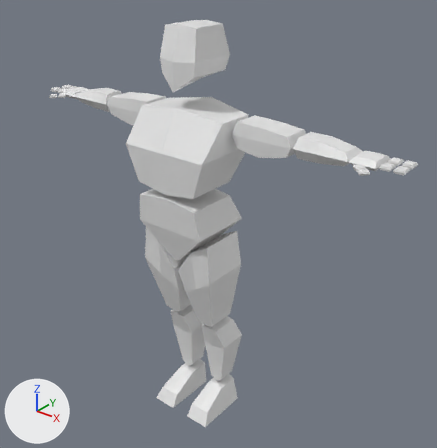
The FBX model Crystal Menace/Assets/Models/Characters/MercerAnim.fbx, before and after one commit.
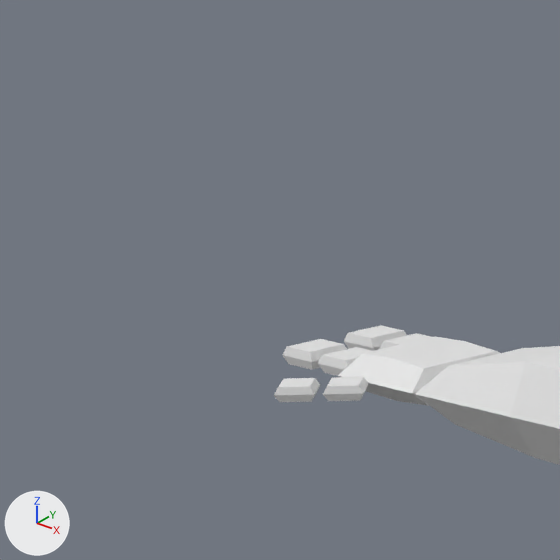
Old and new are each drawn whole from a 50 mm lens placed at (4.22, -4.77, 5.75), pointed at (0.06, 0.44, 2.52) and again close up on the part from 0% to 23% of the width and 6% to 28% of the height. Arrows for +X, +Y and +Z are at lower left; the lights stay in place. Vertices at the same position are counted once.
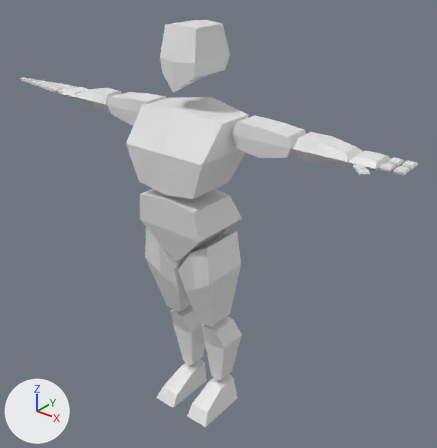
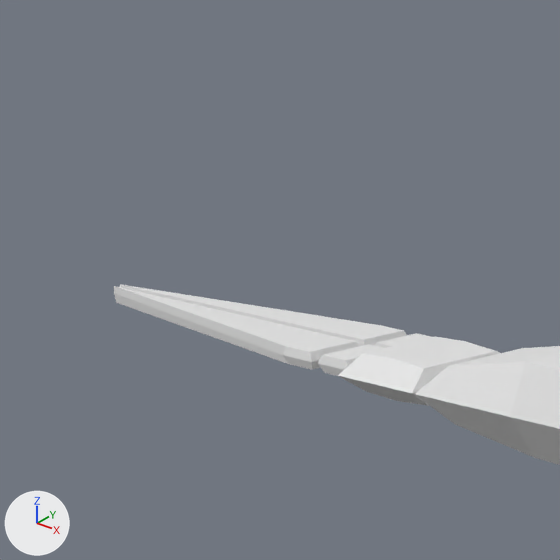
The newer file adds a shape key; the second version is drawn at full value of the shape key 'Key 3' of 'Cube.014', and the change is written as the vertex moves it makes.

The edits, one by one:
me_cube_016 has 486 vertices, 432 faces and spans x -2.43..2.43, y -0.43..0.46, z -2.45..2.44.
me_cube_016 is used by ob_cube_014; location (0.0, 0.0, 2.471).
me_cube_016 part 1: the loose piece of 18 vertices spanning x -2.12..-1.99, y -0.14..-0.01, z 1.38..1.42 is turned -43.5 degrees about the z axis through its middle, then moved by (0.01, 0.24, 0.0).
me_cube_016 part 2: the loose piece of 18 vertices spanning x -2.2..-2.07, y -0.21..-0.09, z 1.38..1.42 is turned -43.5 degrees about the z axis through its middle, then moved by (-0.02, 0.32, 0.0).
me_cube_016 part 3: all 3 vertices in x -2.43..-2.42, y 0.22, z 1.38..1.42 are moved by (-0.87, -0.02, 0.0).
me_cube_016 part 4: all 3 vertices in x -2.43..-2.42, y 0.14..0.15, z 1.38..1.42 are moved by (-0.87, 0.04, 0.0).
me_cube_016 part 5: all 15 vertices in x -2.37..-2.19, y 0.22, z 1.38..1.42 are moved by (0.0, -0.02, 0.0).
me_cube_016 part 6: all 15 vertices in x -2.37..-2.19, y 0.14..0.15, z 1.38..1.42 are moved by (0.0, 0.04, 0.0).

Pixel boxes (x1, y1, x2, y2) of what changed, in the close-ups (560 x 560 px; the box of a moved part takes in the faces that stretch with it):
'Cube.014', reshaped
    before: (274, 325, 560, 465)
    after: (114, 284, 560, 465)
part 1 of me_cube_016, moved or reshaped (not visible afterwards)
    before: (323, 377, 369, 401)
part 2 of me_cube_016, moved or reshaped (not visible afterwards)
    before: (274, 378, 320, 402)
part 3 of me_cube_016, moved or reshaped
    before: (344, 325, 390, 349)
    after: (120, 284, 390, 340)
part 4 of me_cube_016, moved or reshaped
    before: (287, 339, 332, 349)
    after: (114, 286, 344, 364)
part 5 of me_cube_016, moved or reshaped
    before: (358, 328, 431, 351)
    after: (352, 328, 431, 348)
part 6 of me_cube_016, moved or reshaped
    before: (299, 342, 371, 369)
    after: (299, 339, 383, 369)
